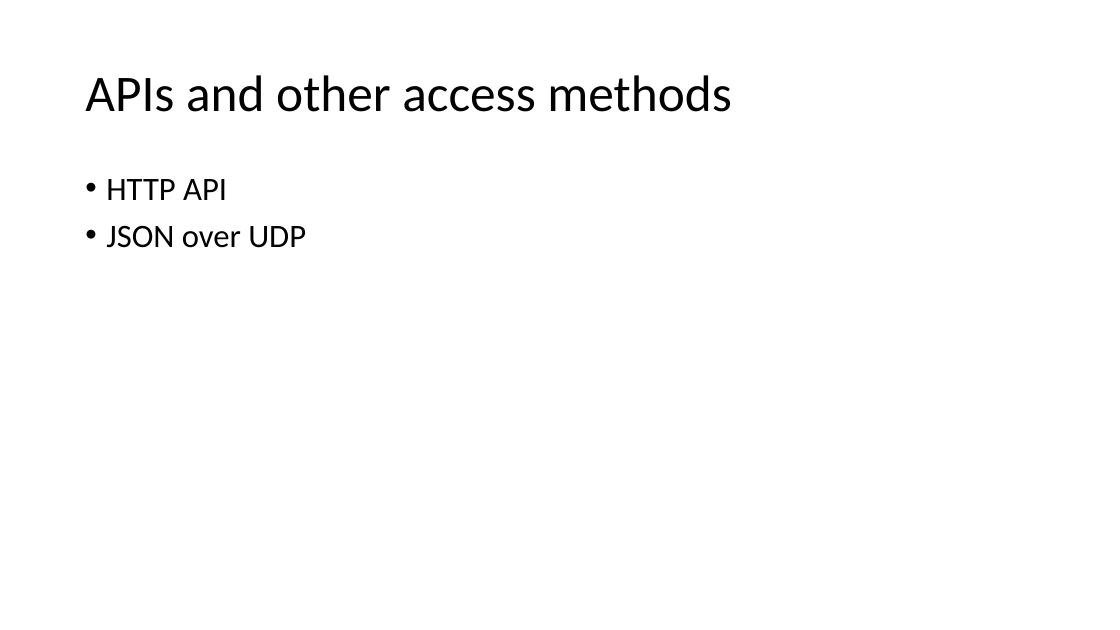
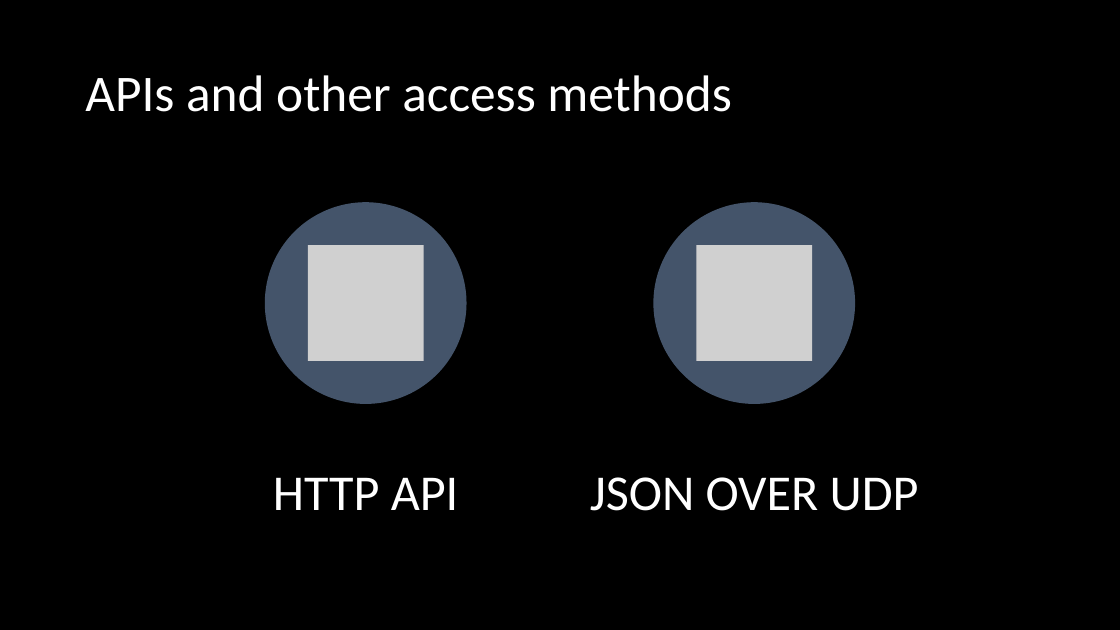
Before and after one commit to Warglaive/SaaS-MachineLearningPlatform-Research, a slide deck: slide 4 of Tech Stack/DatabasesComparison.pptx. Drawn at 1120x630 pixels with LibreOffice and Linux fonts; fonts in the diff are those of the drawing; grey boxes stand for pictures; background and template pictures are left out. Boxes give left, top, right and bottom in pixels: in the first picture for what was removed or moved away, otherwise in the second. Text is boxed around its words. In the diff, an @@ line names an element or a change of style, - is before the commit and + after.

```diff
--- a/Tech Stack/DatabasesComparison.pptx
+++ b/Tech Stack/DatabasesComparison.pptx
@@ background #FFFFFF to picture (left out) @@
@@ title "APIs and other access methods" at bbox=[85, 75, 731, 112]: text colour #000000 to #FFFFFF @@
@@ text removed at bbox=[106, 179, 306, 248] @@
-• HTTP API
-• JSON over UDP
@@ group added at bbox=[265, 202, 919, 511]: 2 ellipses, 2 pictures, 2 texts @@
+HTTP API
+JSON OVER UDP
```
